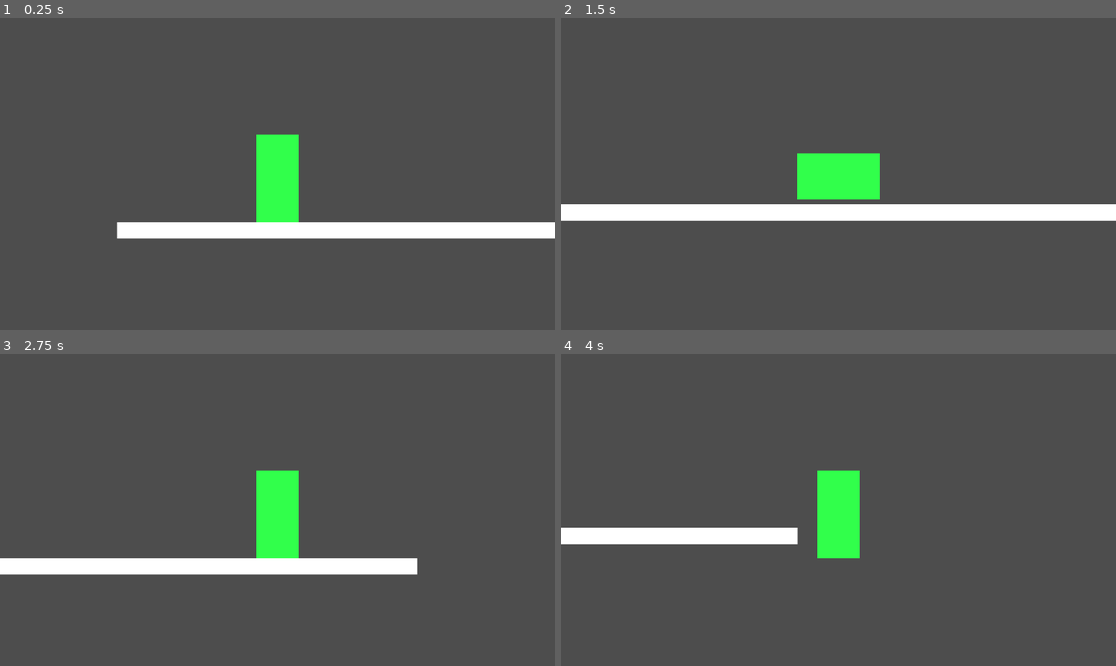
Above: before the commit, frames 1-4 (two rows, left to right).
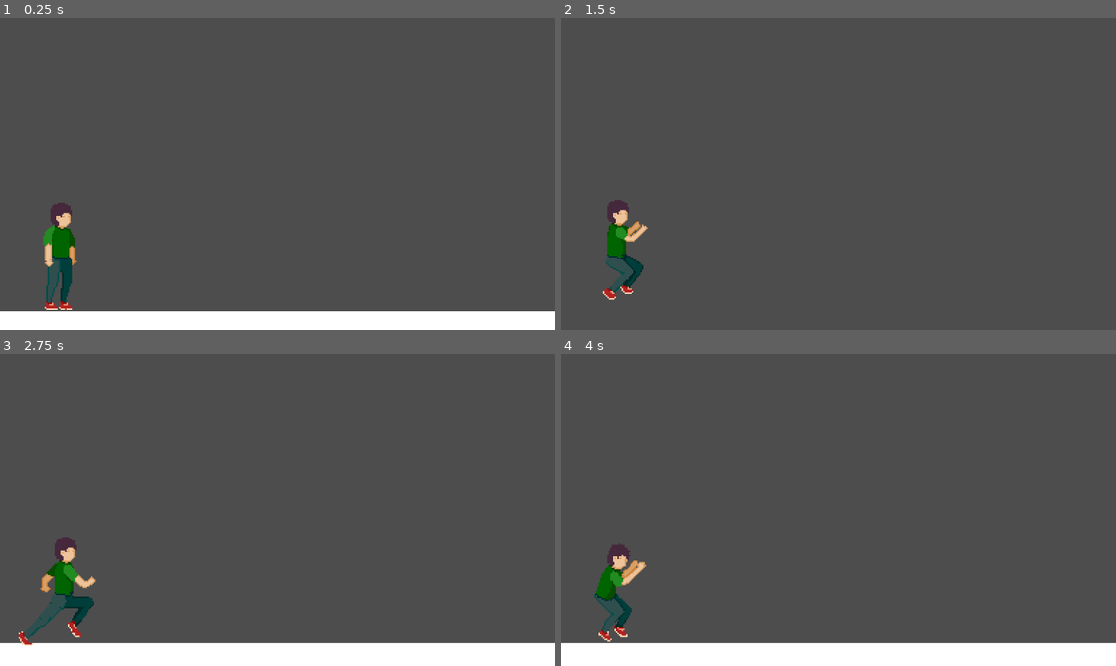
Above: after the commit, the same moments.

Repository: Warreign/fallen-champion
Game: Godot game, scene res://Scenes/player_test.tscn
Same seed, same stepped clock (60 frames per second), same inputs: the game is played once before the commit and once after it. Before the commit the project has no main scene; this scene is started directly in both runs.
Inputs:
- Up to frame 1 (0.25 s): no input
- Up to frame 2 (1.5 s): tap Enter at 0.5 s; hold S (slide) 0.53-1.28 s; tap Space (jump) at 0.77, 1.07 s; tap F (_regenerate_obstacles, bound only after the commit) at 0.8, 1.35 s
- Up to frame 3 (2.75 s): tap Space (jump) at 1.52, 1.82 s; tap 0 at 1.55, 2.1 s; tap 9 at 2.3 s
- Up to frame 4 (4 s): tap 9 at 2.85 s; tap Space (jump) at 3.02, 3.05, 3.32 s; hold Space (jump) from 3.53 s (still down); tap S (slide) at 3.8 s

The runs differ from the first frame. In frame 1, 14% of the frame differs, in the area x 0-100%, y 37-100%; in frame 2, 8.7%; in frame 3, 15%; in frame 4, 13%.

Commit message:
??????????

Diff:
--- /dev/null
+++ b/Objects/metal_obstacle.tscn
@@ -0,0 +1,19 @@
+[gd_scene load_steps=3 format=3 uid="uid://dppv2vr31afbu"]
+
+[ext_resource type="PackedScene" uid="uid://c76fiu1h435lh" path="res://Objects/obstacle.tscn" id="1_xiisi"]
+[ext_resource type="Texture2D" uid="uid://di2sfuf7takke" path="res://Sprites/metal_obstacle.png" id="2_vkl8x"]
+
+[node name="MetalObstacle" instance=ExtResource("1_xiisi")]
+height_scale = 1.0
+
+[node name="NinePatchRect" parent="." index="0"]
+offset_left = -24.5
+offset_top = -97.0
+offset_right = 24.5
+texture = ExtResource("2_vkl8x")
+region_rect = Rect2(0, 0, 49, 61)
+patch_margin_top = 18
+patch_margin_bottom = 25
+
+[node name="CollisionShape2D" parent="." index="1"]
+position = Vector2(-0.5, -50.25)
--- /dev/null
+++ b/Objects/obstacle.gd
@@ -0,0 +1,37 @@
+class_name Obstacle
+
+extends Area2D
+
+@export var height_scale: float:
+	set(value):
+		height_scale = value
+		if is_node_ready():
+			set_new_height(value)
+	get:
+		return height_scale
+
+@onready var patch_rect: NinePatchRect = $NinePatchRect
+@onready var collider_shape: RectangleShape2D = $CollisionShape2D.shape
+
+@onready var PATCH_BASE_HEIGHT: float = patch_rect.patch_margin_top + patch_rect.patch_margin_bottom
+@onready var COLLIDER_BASE_HEIGHT: float = collider_shape.size.y
+
+func set_new_height(new_height: float):
+	print("New height " + str(new_height))
+
+	var old_patch_rect = patch_rect.get_rect()
+	var old_collider_rect = collider_shape.get_rect()
+
+	var new_patch_rect = Rect2(old_patch_rect)
+	new_patch_rect.size.y = PATCH_BASE_HEIGHT * height_scale
+	patch_rect.set_region_rect(new_patch_rect)
+
+	collider_shape.size.y = COLLIDER_BASE_HEIGHT * height_scale
+
+func _input(event: InputEvent) -> void:
+	if (event is InputEventKey) && !event.is_echo():
+		var key_event = event as InputEventKey
+		var event_keycode = key_event.keycode
+		if key_event.pressed && (event_keycode >= KEY_0) && (event_keycode <= KEY_9):
+			var num: int = event_keycode - KEY_0
+			height_scale = 1 + num * 0.1
--- /dev/null
+++ b/Objects/obstacle.tscn
@@ -0,0 +1,34 @@
+[gd_scene load_steps=4 format=3 uid="uid://c76fiu1h435lh"]
+
+[ext_resource type="Script" uid="uid://ddt4rq7stsgkx" path="res://Objects/obstacle.gd" id="1_2p81s"]
+[ext_resource type="Texture2D" uid="uid://dqbt6sp3r1oga" path="res://Sprites/red_obstacle.png" id="2_67nn5"]
+
+[sub_resource type="RectangleShape2D" id="RectangleShape2D_2p81s"]
+size = Vector2(19, 89.75)
+
+[node name="Area2D" type="Area2D"]
+script = ExtResource("1_2p81s")
+
+[node name="NinePatchRect" type="NinePatchRect" parent="."]
+texture_filter = 1
+anchors_preset = 7
+anchor_left = 0.5
+anchor_top = 1.0
+anchor_right = 0.5
+anchor_bottom = 1.0
+offset_left = -32.0
+offset_top = -90.0
+offset_right = 32.0
+grow_horizontal = 2
+grow_vertical = 0
+texture = ExtResource("2_67nn5")
+region_rect = Rect2(0, 0, 70, 49)
+patch_margin_top = 22
+patch_margin_bottom = 30
+axis_stretch_horizontal = 1
+axis_stretch_vertical = 1
+metadata/_edit_use_anchors_ = true
+
+[node name="CollisionShape2D" type="CollisionShape2D" parent="."]
+position = Vector2(2.5, -45.125)
+shape = SubResource("RectangleShape2D_2p81s")
--- /dev/null
+++ b/Objects/red_obstacle.tscn
@@ -0,0 +1,13 @@
+[gd_scene load_steps=3 format=3 uid="uid://dt0vfigjjvk46"]
+
+[ext_resource type="PackedScene" uid="uid://c76fiu1h435lh" path="res://Objects/obstacle.tscn" id="1_ybc5x"]
+
+[sub_resource type="RectangleShape2D" id="RectangleShape2D_ybc5x"]
+size = Vector2(19, 90)
+
+[node name="RedObstacle" instance=ExtResource("1_ybc5x")]
+height_scale = 2.0
+
+[node name="CollisionShape2D" parent="." index="1"]
+position = Vector2(2.5, -45)
+shape = SubResource("RectangleShape2D_ybc5x")
--- /dev/null
+++ b/Resources/player_animation.tres
@@ -0,0 +1,165 @@
+[gd_resource type="SpriteFrames" load_steps=24 format=3 uid="uid://dyvvekwca6b61"]
+
+[ext_resource type="Texture2D" uid="uid://c85ec7nb1b06v" path="res://Sprites/player_idle.png" id="1_874bh"]
+[ext_resource type="Texture2D" uid="uid://5e351h2p2274" path="res://Sprites/run1.png" id="1_dbcle"]
+[ext_resource type="Texture2D" uid="uid://bbxoot6hsltjn" path="res://Sprites/full jump.png" id="2_6nft1"]
+[ext_resource type="Texture2D" uid="uid://bmxfg7fnrkj2j" path="res://Sprites/slide.png" id="4_575c0"]
+
+[sub_resource type="AtlasTexture" id="AtlasTexture_ivme1"]
+atlas = ExtResource("2_6nft1")
+region = Rect2(0, 0, 54, 76)
+
+[sub_resource type="AtlasTexture" id="AtlasTexture_o0nol"]
+atlas = ExtResource("2_6nft1")
+region = Rect2(54, 0, 54, 76)
+
+[sub_resource type="AtlasTexture" id="AtlasTexture_hh7tp"]
+atlas = ExtResource("2_6nft1")
+region = Rect2(108, 0, 54, 76)
+
+[sub_resource type="AtlasTexture" id="AtlasTexture_0vrwn"]
+atlas = ExtResource("2_6nft1")
+region = Rect2(162, 0, 54, 76)
+
+[sub_resource type="AtlasTexture" id="AtlasTexture_luxjq"]
+atlas = ExtResource("2_6nft1")
+region = Rect2(216, 0, 54, 76)
+
+[sub_resource type="AtlasTexture" id="AtlasTexture_bi3ck"]
+atlas = ExtResource("2_6nft1")
+region = Rect2(270, 0, 54, 76)
+
+[sub_resource type="AtlasTexture" id="AtlasTexture_yovi2"]
+atlas = ExtResource("2_6nft1")
+region = Rect2(324, 0, 54, 76)
+
+[sub_resource type="AtlasTexture" id="AtlasTexture_4eql8"]
+atlas = ExtResource("2_6nft1")
+region = Rect2(378, 0, 54, 76)
+
+[sub_resource type="AtlasTexture" id="AtlasTexture_874bh"]
+atlas = ExtResource("1_dbcle")
+region = Rect2(0, 0, 54, 76)
+
+[sub_resource type="AtlasTexture" id="AtlasTexture_6nft1"]
+atlas = ExtResource("1_dbcle")
+region = Rect2(54, 0, 54, 76)
+
+[sub_resource type="AtlasTexture" id="AtlasTexture_575c0"]
+atlas = ExtResource("1_dbcle")
+region = Rect2(108, 0, 54, 76)
+
+[sub_resource type="AtlasTexture" id="AtlasTexture_yml24"]
+atlas = ExtResource("1_dbcle")
+region = Rect2(162, 0, 54, 76)
+
+[sub_resource type="AtlasTexture" id="AtlasTexture_r63yl"]
+atlas = ExtResource("1_dbcle")
+region = Rect2(216, 0, 54, 76)
+
+[sub_resource type="AtlasTexture" id="AtlasTexture_mvmjr"]
+atlas = ExtResource("1_dbcle")
+region = Rect2(270, 0, 54, 76)
+
+[sub_resource type="AtlasTexture" id="AtlasTexture_ujcbb"]
+atlas = ExtResource("4_575c0")
+region = Rect2(0, 0, 79, 73)
+
+[sub_resource type="AtlasTexture" id="AtlasTexture_a1sji"]
+atlas = ExtResource("4_575c0")
+region = Rect2(79, 0, 79, 73)
+
+[sub_resource type="AtlasTexture" id="AtlasTexture_wldic"]
+atlas = ExtResource("4_575c0")
+region = Rect2(158, 0, 79, 73)
+
+[sub_resource type="AtlasTexture" id="AtlasTexture_205sl"]
+atlas = ExtResource("4_575c0")
+region = Rect2(237, 0, 79, 73)
+
+[sub_resource type="AtlasTexture" id="AtlasTexture_k3hfq"]
+atlas = ExtResource("4_575c0")
+region = Rect2(316, 0, 79, 73)
+
+[resource]
+animations = [{
+"frames": [{
+"duration": 1.0,
+"texture": ExtResource("1_874bh")
+}],
+"loop": true,
+"name": &"idle",
+"speed": 5.0
+}, {
+"frames": [{
+"duration": 1.0,
+"texture": SubResource("AtlasTexture_ivme1")
+}, {
+"duration": 1.0,
+"texture": SubResource("AtlasTexture_o0nol")
+}, {
+"duration": 1.0,
+"texture": SubResource("AtlasTexture_hh7tp")
+}, {
+"duration": 1.0,
+"texture": SubResource("AtlasTexture_0vrwn")
+}, {
+"duration": 1.0,
+"texture": SubResource("AtlasTexture_luxjq")
+}, {
+"duration": 1.0,
+"texture": SubResource("AtlasTexture_bi3ck")
+}, {
+"duration": 1.0,
+"texture": SubResource("AtlasTexture_yovi2")
+}, {
+"duration": 1.0,
+"texture": SubResource("AtlasTexture_4eql8")
+}],
+"loop": true,
+"name": &"jump",
+"speed": 5.0
+}, {
+"frames": [{
+"duration": 1.0,
+"texture": SubResource("AtlasTexture_874bh")
+}, {
+"duration": 1.0,
+"texture": SubResource("AtlasTexture_6nft1")
+}, {
+"duration": 1.0,
+"texture": SubResource("AtlasTexture_575c0")
+}, {
+"duration": 1.0,
+"texture": SubResource("AtlasTexture_yml24")
+}, {
+"duration": 1.0,
+"texture": SubResource("AtlasTexture_r63yl")
+}, {
+"duration": 1.0,
+"texture": SubResource("AtlasTexture_mvmjr")
+}],
+"loop": true,
+"name": &"running",
+"speed": 5.0
+}, {
+"frames": [{
+"duration": 1.0,
+"texture": SubResource("AtlasTexture_ujcbb")
+}, {
+"duration": 1.0,
+"texture": SubResource("AtlasTexture_a1sji")
+}, {
+"duration": 1.0,
+"texture": SubResource("AtlasTexture_wldic")
+}, {
+"duration": 1.0,
+"texture": SubResource("AtlasTexture_205sl")
+}, {
+"duration": 1.0,
+"texture": SubResource("AtlasTexture_k3hfq")
+}],
+"loop": false,
+"name": &"slide",
+"speed": 5.0
+}]
--- a/Scenes/Player.tscn
+++ b/Scenes/Player.tscn
@@ -1,27 +1,29 @@
-[gd_scene load_steps=3 format=3 uid="uid://duv3je0tdmyqo"]
+[gd_scene load_steps=4 format=3 uid="uid://duv3je0tdmyqo"]
 
-[ext_resource type="Script" uid="uid://ckru8b1hcy4ce" path="res://Scripts/character_body_2d.gd" id="1_v0iea"]
+[ext_resource type="Script" uid="uid://ckru8b1hcy4ce" path="res://Scripts/player.gd" id="1_v0iea"]
+[ext_resource type="SpriteFrames" uid="uid://dyvvekwca6b61" path="res://Resources/player_animation.tres" id="2_kyqiw"]
 
 [sub_resource type="CapsuleShape2D" id="CapsuleShape2D_b5gf2"]
-height = 40.0
+radius = 15.0
+height = 72.0
 
-[node name="CharacterBody2D" type="CharacterBody2D"]
-scale = Vector2(4.43362, 4.54911)
+[node name="Player" type="CharacterBody2D"]
 script = ExtResource("1_v0iea")
-
-[node name="ColorRect" type="ColorRect" parent="."]
-offset_left = -10.0
-offset_top = -18.0
-offset_right = 10.0
-offset_bottom = 22.0
-color = Color(0.192157, 1, 0.294118, 1)
-
-[node name="CollisionShape2D" type="CollisionShape2D" parent="."]
-position = Vector2(0, 2)
-shape = SubResource("CapsuleShape2D_b5gf2")
 
 [node name="SlideTimer" type="Timer" parent="."]
 
 [node name="Camera2D" type="Camera2D" parent="."]
+position = Vector2(152, -56)
+zoom = Vector2(3, 3)
+
+[node name="Colca" type="CollisionShape2D" parent="."]
+position = Vector2(2, 0)
+shape = SubResource("CapsuleShape2D_b5gf2")
+
+[node name="AnimatedSprite" type="AnimatedSprite2D" parent="."]
+texture_filter = 1
+sprite_frames = ExtResource("2_kyqiw")
+animation = &"slide"
+autoplay = "idle"
 
 [connection signal="timeout" from="SlideTimer" to="." method="_on_slide_timer_timeout"]
--- /dev/null
+++ b/Scenes/game_scene.tscn
@@ -0,0 +1,30 @@
+[gd_scene load_steps=5 format=3 uid="uid://daxtebvligaff"]
+
+[ext_resource type="Script" uid="uid://bdflb3h8il1is" path="res://Scripts/game_controller.gd" id="1_x87qo"]
+[ext_resource type="Texture2D" uid="uid://5y800xddxrgm" path="res://Sprites/Placeholder/background.png" id="2_b6fju"]
+[ext_resource type="PackedScene" uid="uid://g1bw1hw50xsn" path="res://Scenes/obstacle_section.tscn" id="3_fiftr"]
+[ext_resource type="PackedScene" uid="uid://duv3je0tdmyqo" path="res://Scenes/Player.tscn" id="4_1ixah"]
+
+[node name="GameScene" type="Node2D"]
+script = ExtResource("1_x87qo")
+
+[node name="Background" type="Node2D" parent="."]
+position = Vector2(-908, 192)
+scale = Vector2(0.4, 0.4)
+
+[node name="Gym" type="Parallax2D" parent="Background"]
+texture_filter = 1
+scroll_offset = Vector2(3072, 0)
+repeat_size = Vector2(3072, 0)
+repeat_times = 3
+
+[node name="Gym" type="Sprite2D" parent="Background/Gym"]
+texture_filter = 1
+texture_repeat = 3
+texture = ExtResource("2_b6fju")
+
+[node name="ObstacleSection" parent="." instance=ExtResource("3_fiftr")]
+position = Vector2(-1536, 324)
+
+[node name="Player" parent="." instance=ExtResource("4_1ixah")]
+position = Vector2(-1480, 284)
--- /dev/null
+++ b/Scenes/obstacle_section.gd
@@ -0,0 +1,39 @@
+class_name ObstacleSection
+
+extends Node2D
+
+enum Difficulty {
+	EASY,
+	MEDIUM,
+	HARD
+}
+
+@export var obstacles: Array[PackedScene]
+
+@export var DIFFICULTY : Difficulty
+
+@export var OBSTACLE_COUNT: int = 5
+@export var SECTION_WIDTH: float = 2000.0
+
+# @onready var floor_collider_shape: WorldBoundaryShape2D = $Floor/CollisionShape2D.shape
+@onready var FLOOR_HEIGHT: float = $Floor/CollisionShape2D.shape.distance
+
+func generate_obstacles( ):
+	# This function will be called to generate obstacles based on the difficulty level.
+	# for i in range(OBSTACLE_COUNT):
+		# var obstacle = obstacles[DIFFICULTY].instance()
+
+		# var obstacle = obstacles[randi() % obstacles.size()].instantiate()
+		# add_child(obstacle)
+		# obstacle.position.x = randf_range(0, SECTION_WIDTH)
+		# obstacle.position.y = floor_height
+		# obstacle.scale = Vector2(1, 1)
+		# obstacle.connect("body_entered", self, "_on_obstacle_body_entered")
+		# obstacle.connect("body_exited", self, "_on_obstacle_body_exited")
+	pass
+
+func _input(event: InputEvent) -> void:
+	if event.is_action_pressed("_regenerate_obstacles"):
+		generate_obstacles()
+		print("Regenerating obstacles")
+		pass
--- /dev/null
+++ b/Scenes/obstacle_section.tscn
@@ -0,0 +1,23 @@
+[gd_scene load_steps=5 format=3 uid="uid://g1bw1hw50xsn"]
+
+[ext_resource type="Script" uid="uid://duqvt7mchhaf1" path="res://Scenes/obstacle_section.gd" id="1_tycbi"]
+[ext_resource type="PackedScene" uid="uid://dt0vfigjjvk46" path="res://Objects/red_obstacle.tscn" id="3_3v0ac"]
+[ext_resource type="PackedScene" uid="uid://dppv2vr31afbu" path="res://Objects/metal_obstacle.tscn" id="3_rucf3"]
+
+[sub_resource type="WorldBoundaryShape2D" id="WorldBoundaryShape2D_tycbi"]
+
+[node name="ObstacleSection" type="Node2D"]
+script = ExtResource("1_tycbi")
+obstacles = Array[PackedScene]([ExtResource("3_3v0ac"), ExtResource("3_rucf3")])
+
+[node name="DebugLine" type="ColorRect" parent="."]
+offset_right = 2000.0
+offset_bottom = 4.0
+
+[node name="Floor" type="StaticBody2D" parent="."]
+
+[node name="CollisionShape2D" type="CollisionShape2D" parent="Floor"]
+shape = SubResource("WorldBoundaryShape2D_tycbi")
+
+[node name="RedObstacle" parent="." instance=ExtResource("3_3v0ac")]
+position = Vector2(336, 4)
--- a/Scenes/player_test.tscn
+++ b/Scenes/player_test.tscn
@@ -1,6 +1,6 @@
 [gd_scene load_steps=3 format=3 uid="uid://b0yc381wgijbb"]
 
-[ext_resource type="PackedScene" uid="uid://duv3je0tdmyqo" path="res://Scenes/player.tscn" id="1_xjjte"]
+[ext_resource type="PackedScene" uid="uid://duv3je0tdmyqo" path="res://Scenes/Player.tscn" id="1_xjjte"]
 
 [sub_resource type="RectangleShape2D" id="RectangleShape2D_ut1y1"]
 size = Vector2(40, 40)
@@ -19,5 +19,5 @@
 offset_right = 40.0
 offset_bottom = 40.0
 
-[node name="CharacterBody2D" parent="." instance=ExtResource("1_xjjte")]
-position = Vector2(76, 506)
+[node name="Player" parent="." instance=ExtResource("1_xjjte")]
+position = Vector2(-113, 573)
--- a/Scripts/character_body_2d.gd
+++ /dev/null
@@ -1,53 +0,0 @@
-extends CharacterBody2D
-
-
-@export var SPEED = 300.0
-@export var JUMP_VELOCITY = -400.0
-@export var SCALE_SPEED = 3.0
-var shrank = false
-
-var original_scale
-var target_scale
-var curr_speed = SPEED
-
-
-func _ready() -> void:
-	original_scale = scale
-	target_scale = Vector2(original_scale.x * 2, original_scale.y / 2)
-
-
-func _physics_process(delta: float) -> void:
-	# Add the gravity.
-	if not is_on_floor():
-		velocity += get_gravity() * delta * (2 if shrank else 1)
-
-	# Handle jump.
-	if Input.is_action_just_pressed("jump") and is_on_floor():
-		velocity.y = JUMP_VELOCITY
-
-	# var curr_speed = SPEED
-
-	if Input.is_action_just_pressed("slide") and is_on_floor() and not shrank:
-		curr_speed = SPEED * 1.5
-		shrank = true
-		$SlideTimer.start()
-		# original_scale = scale
-
-	if shrank:
-		scale = scale.lerp(target_scale, SCALE_SPEED*delta)
-
-	# Get the input direction and handle the movement/deceleration.
-	# As good practice, you should replace UI actions with custom gameplay actions.
-	var direction := 1
-	if direction:
-		velocity.x = direction * curr_speed
-	# else:
-	# 	velocity.x = move_toward(velocity.x, 0, curr_speed)
-
-	move_and_slide()
-
-
-func _on_slide_timer_timeout() -> void:
-	shrank = false
-	scale = original_scale
-	curr_speed = SPEED
--- /dev/null
+++ b/Scripts/game_controller.gd
@@ -0,0 +1,10 @@
+class_name GameController
+
+extends Node2D
+
+func generate_obstacles() -> void:
+    $Player.get_viewport_rect()
+    return
+
+func _process(delta: float) -> void:
+    pass
--- /dev/null
+++ b/Scripts/player.gd
@@ -0,0 +1,76 @@
+class_name Player
+
+extends CharacterBody2D
+
+@export var SPEED = 300.0
+@export var JUMP_VELOCITY = -400.0
+@export var SCALE_SPEED = 3.0
+@export var is_running = false
+var shrank = false
+
+var original_height
+var target_height
+
+var original_scale
+var target_scale
+var curr_speed = SPEED
+
+@onready var animated_sprite: AnimatedSprite2D = $AnimatedSprite
+@onready var shape: CapsuleShape2D = $Colca.shape
+
+
+func _ready() -> void:
+	original_scale = $Colca.scale
+	target_scale = Vector2(original_scale.x, original_scale.y / 2)
+	original_height = shape.height
+	target_height = original_height
+	animated_sprite.play("idle")
+
+
+func _physics_process(delta: float) -> void:
+	# Add the gravity.
+	if not is_on_floor():
+		velocity += get_gravity() * delta * (2 if shrank else 1)
+
+	if shrank:
+		# $Colca.scale = $Colca.scale.lerp(target_scale, SCALE_SPEED*delta)
+		shape.height = lerp(shape.height, target_height, SCALE_SPEED * delta)
+		# shape.height = $Colca.scale.y * 2
+
+	# Get the input direction and handle the movement/deceleration.
+	# As good practice, you should replace UI actions with custom gameplay actions.
+	var direction := 1
+	if direction:
+		velocity.x = direction * curr_speed
+	# else:
+	# 	velocity.x = move_toward(velocity.x, 0, curr_speed)
+
+	if is_running:
+		move_and_slide()
+
+
+func _on_slide_timer_timeout() -> void:
+	shrank = false
+	# $Colca.scale = original_scale
+	shape.height = original_height
+	curr_speed = SPEED
+	animated_sprite.play("running")
+
+
+func _input(event: InputEvent) -> void:
+	if !is_running && event.is_action_pressed("run"):
+		animated_sprite.play("running")
+		is_running = true
+
+
+	if event.is_action_pressed("slide") and is_on_floor() and not shrank:
+		# curr_speed = SPEED * 1.5
+		shrank = true
+		$SlideTimer.start()
+		animated_sprite.play("slide")
+		# original_scale = scale
+
+	# Handle jump.
+	if event.is_action_pressed("jump") and is_on_floor():
+		animated_sprite.play("jump")
+		velocity.y = JUMP_VELOCITY
--- a/project.godot
+++ b/project.godot
@@ -11,6 +11,7 @@
 [application]
 
 config/name="fallen-champion"
+run/main_scene="uid://daxtebvligaff"
 config/features=PackedStringArray("4.4", "Forward Plus")
 config/icon="res://icon.svg"
 
@@ -26,3 +27,13 @@
 "events": [Object(InputEventKey,"resource_local_to_scene":false,"resource_name":"","device":-1,"window_id":0,"alt_press …(192 unchanged characters)…
 ]
 }
+_regenerate_obstacles={
+"deadzone": 0.2,
+"events": [Object(InputEventKey,"resource_local_to_scene":false,"resource_name":"","device":-1,"window_id":0,"alt_pressed":false,"shift_pressed":false,"ctrl_pressed":false,"meta_pressed":false,"pressed":false,"keycode":0,"physical_keycode":70,"key_label":0,"unicode":102,"location":0,"echo":false,"script":null)
+]
+}
+run={
+"deadzone": 0.2,
+"events": [Object(InputEventKey,"resource_local_to_scene":false,"resource_name":"","device":-1,"window_id":0,"alt_pressed":false,"shift_pressed":false,"ctrl_pressed":false,"meta_pressed":false,"pressed":false,"keycode":0,"physical_keycode":32,"key_label":0,"unicode":32,"location":0,"echo":false,"script":null)
+]
+}
Not shown, added: Objects/obstacle.gd.uid
Not shown, added: Scenes/obstacle_section.gd.uid
Not shown, added: Scripts/game_controller.gd.uid
Renamed: Scripts/character_body_2d.gd.uid -> Scripts/player.gd.uid
Binary file added: Sprites/Placeholder/_background.jpg
Not shown, added: Sprites/Placeholder/_background.jpg.import
Not shown, added: Sprites/Placeholder/_background_placeholder.jpg.import
Binary file added: Sprites/Placeholder/_obstacle.png
Not shown, added: Sprites/Placeholder/_obstacle.png.import
Binary file added: Sprites/Placeholder/background.png
Not shown, added: Sprites/Placeholder/background.png.import
Not shown, added: Sprites/_background_placeholder.jpg.import
(and 17 more such lines)
